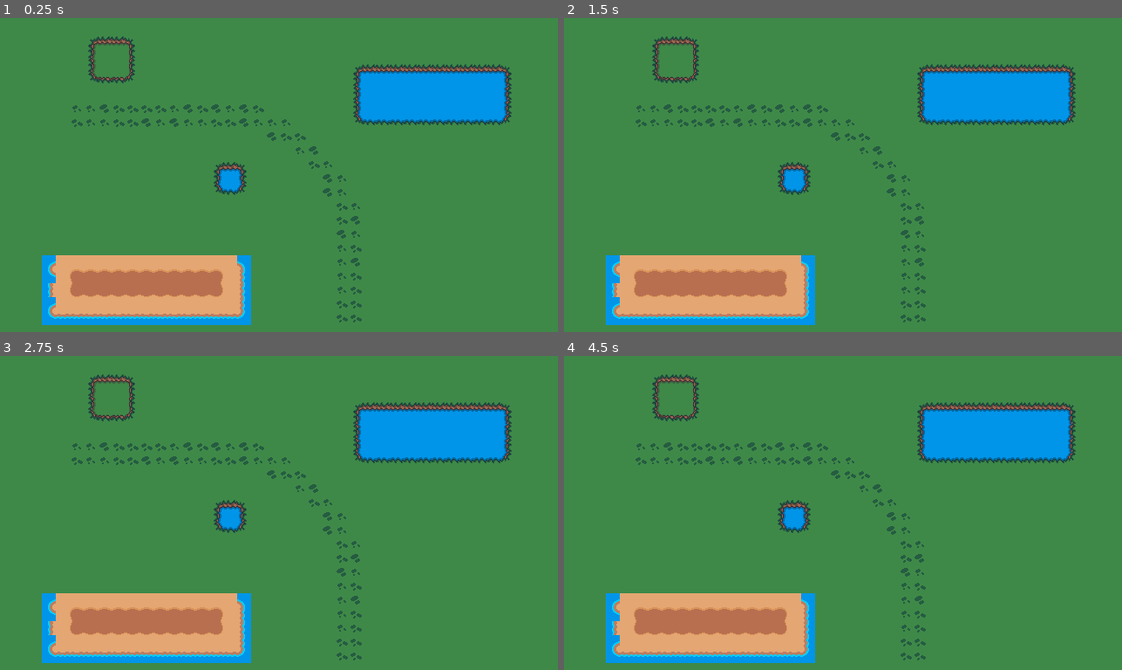
Above: before the commit, frames 1-4 (two rows, left to right).
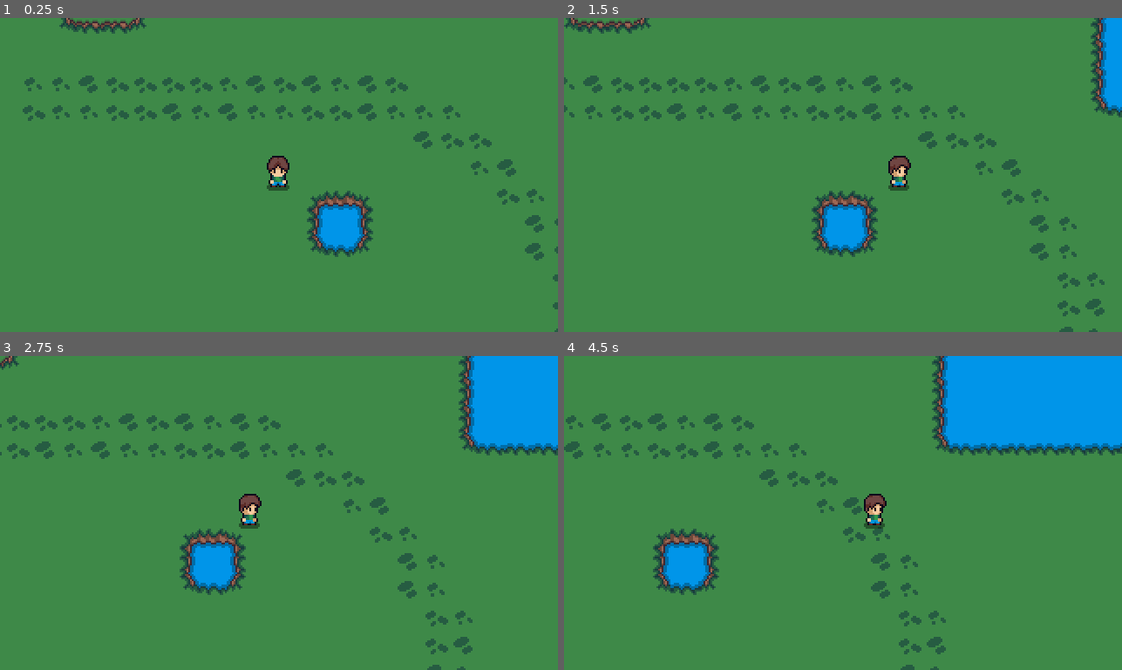
Above: after the commit, the same moments.

Repository: JoaoBatistaJr/FarmingWorld
Game: Godot game, scene res://scnes/level.tscn
Two runs of this game, one before a commit and one after it. Both use one fixed random seed, a clock stepped at 60 frames per second and the inputs below. Before the commit the project has no main scene; this scene is started directly in both runs.
Inputs:
- Up to frame 1 (0.25 s): no input
- Up to frame 2 (1.5 s): tap Enter (ui_accept) at 0.5, 0.6, 0.77, 1.07, 1.35 s; hold Right (ui_right) from 0.53 s (still down)
- Up to frame 3 (2.75 s): tap Enter (ui_accept) at 1.52, 1.82, 2.1 s; release Right (ui_right) at 2.03 s; hold Left (ui_left) from 2.03 s (still down)
- Up to frame 4 (4.5 s): release Left (ui_left) at 2.78 s; hold Right (ui_right) 2.78-4.28 s; tap Enter (ui_accept) at 2.85, 3.02, 3.32, 3.6, 3.77, 4.07, 4.35 s; hold Left (ui_left) from 4.28 s (still down)

The runs differ from the first frame. In frame 1, 21% of the frame differs, in the area x 4-100%, y 0-100%; in frame 2, 23%; in frame 3, 24%; in frame 4, 24%, in the area x 0-100%, y 0-100%.

Commit message:
feat: Foi adicionado as animações do player e seu script

Diff:
--- a/project.godot
+++ b/project.godot
@@ -11,13 +11,16 @@
 [application]
 
 config/name="Forming World"
+run/main_scene="uid://d3pbai4cwj6rp"
 config/features=PackedStringArray("4.4", "GL Compatibility")
 config/icon="res://icon.svg"
 
 [display]
 
-window/size/viewport_width=640
-window/size/viewport_height=360
+window/size/viewport_width=320
+window/size/viewport_height=180
+window/size/window_width_override=1280
+window/size/window_height_override=720
 window/stretch/mode="viewport"
 
 [rendering]
--- a/scnes/level.tscn
+++ b/scnes/level.tscn
@@ -1,7 +1,11 @@
-[gd_scene load_steps=2 format=3 uid="uid://d3pbai4cwj6rp"]
+[gd_scene load_steps=3 format=3 uid="uid://d3pbai4cwj6rp"]
 
 [ext_resource type="PackedScene" uid="uid://cf7lbgklbyxdk" path="res://scnes/terrain.tscn" id="1_c3elg"]
+[ext_resource type="PackedScene" uid="uid://b3xcwjr546bfn" path="res://scnes/player.tscn" id="2_t46tf"]
 
 [node name="Level" type="Node2D"]
 
 [node name="terrain" parent="." instance=ExtResource("1_c3elg")]
+
+[node name="Player" parent="." instance=ExtResource("2_t46tf")]
+position = Vector2(229, 156)
--- /dev/null
+++ b/scnes/player.tscn
@@ -0,0 +1,440 @@
+[gd_scene load_steps=57 format=3 uid="uid://b3xcwjr546bfn"]
+
+[ext_resource type="Script" uid="uid://bn6xljcrumfew" path="res://scripts/player.gd" id="1_6fwmd"]
+[ext_resource type="Texture2D" uid="uid://byse0mgailoyj" path="res://assets/Player/Player.png" id="1_wog5d"]
+
+[sub_resource type="RectangleShape2D" id="RectangleShape2D_6fwmd"]
+size = Vector2(13, 18)
+
+[sub_resource type="AtlasTexture" id="AtlasTexture_iyr13"]
+atlas = ExtResource("1_wog5d")
+region = Rect2(0, 256, 32, 32)
+
+[sub_resource type="AtlasTexture" id="AtlasTexture_yi1ki"]
+atlas = ExtResource("1_wog5d")
+region = Rect2(32, 256, 32, 32)
+
+[sub_resource type="AtlasTexture" id="AtlasTexture_xtu23"]
+atlas = ExtResource("1_wog5d")
+region = Rect2(64, 256, 32, 32)
+
+[sub_resource type="AtlasTexture" id="AtlasTexture_tdu7y"]
+atlas = ExtResource("1_wog5d")
+region = Rect2(96, 256, 32, 32)
+
+[sub_resource type="AtlasTexture" id="AtlasTexture_jf4p8"]
+atlas = ExtResource("1_wog5d")
+region = Rect2(0, 192, 32, 32)
+
+[sub_resource type="AtlasTexture" id="AtlasTexture_muds4"]
+atlas = ExtResource("1_wog5d")
+region = Rect2(32, 192, 32, 32)
+
+[sub_resource type="AtlasTexture" id="AtlasTexture_q4knw"]
+atlas = ExtResource("1_wog5d")
+region = Rect2(64, 192, 32, 32)
+
+[sub_resource type="AtlasTexture" id="AtlasTexture_17ka2"]
+atlas = ExtResource("1_wog5d")
+region = Rect2(96, 192, 32, 32)
+
+[sub_resource type="AtlasTexture" id="AtlasTexture_nykw6"]
+atlas = ExtResource("1_wog5d")
+region = Rect2(0, 224, 32, 32)
+
+[sub_resource type="AtlasTexture" id="AtlasTexture_kx5a7"]
+atlas = ExtResource("1_wog5d")
+region = Rect2(32, 224, 32, 32)
+
+[sub_resource type="AtlasTexture" id="AtlasTexture_snrx2"]
+atlas = ExtResource("1_wog5d")
+region = Rect2(64, 224, 32, 32)
+
+[sub_resource type="AtlasTexture" id="AtlasTexture_budm5"]
+atlas = ExtResource("1_wog5d")
+region = Rect2(96, 224, 32, 32)
+
+[sub_resource type="AtlasTexture" id="AtlasTexture_yqtns"]
+atlas = ExtResource("1_wog5d")
+region = Rect2(0, 288, 32, 32)
+
+[sub_resource type="AtlasTexture" id="AtlasTexture_gdvck"]
+atlas = ExtResource("1_wog5d")
+region = Rect2(32, 288, 32, 32)
+
+[sub_resource type="AtlasTexture" id="AtlasTexture_vctqg"]
+atlas = ExtResource("1_wog5d")
+region = Rect2(64, 288, 32, 32)
+
+[sub_resource type="AtlasTexture" id="AtlasTexture_8teon"]
+atlas = ExtResource("1_wog5d")
+region = Rect2(96, 288, 32, 32)
+
+[sub_resource type="AtlasTexture" id="AtlasTexture_hs1f3"]
+atlas = ExtResource("1_wog5d")
+region = Rect2(0, 64, 32, 32)
+
+[sub_resource type="AtlasTexture" id="AtlasTexture_vtyc5"]
+atlas = ExtResource("1_wog5d")
+region = Rect2(32, 64, 32, 32)
+
+[sub_resource type="AtlasTexture" id="AtlasTexture_2fqf7"]
+atlas = ExtResource("1_wog5d")
+region = Rect2(64, 64, 32, 32)
+
+[sub_resource type="AtlasTexture" id="AtlasTexture_67ko0"]
+atlas = ExtResource("1_wog5d")
+region = Rect2(96, 64, 32, 32)
+
+[sub_resource type="AtlasTexture" id="AtlasTexture_uxchu"]
+atlas = ExtResource("1_wog5d")
+region = Rect2(128, 64, 32, 32)
+
+[sub_resource type="AtlasTexture" id="AtlasTexture_u5lpd"]
+atlas = ExtResource("1_wog5d")
+region = Rect2(160, 64, 32, 32)
+
+[sub_resource type="AtlasTexture" id="AtlasTexture_vj1yv"]
+atlas = ExtResource("1_wog5d")
+region = Rect2(0, 0, 32, 32)
+
+[sub_resource type="AtlasTexture" id="AtlasTexture_oa26t"]
+atlas = ExtResource("1_wog5d")
+region = Rect2(32, 0, 32, 32)
+
+[sub_resource type="AtlasTexture" id="AtlasTexture_pimnb"]
+atlas = ExtResource("1_wog5d")
+region = Rect2(64, 0, 32, 32)
+
+[sub_resource type="AtlasTexture" id="AtlasTexture_tirb5"]
+atlas = ExtResource("1_wog5d")
+region = Rect2(96, 0, 32, 32)
+
+[sub_resource type="AtlasTexture" id="AtlasTexture_u1d7h"]
+atlas = ExtResource("1_wog5d")
+region = Rect2(128, 0, 32, 32)
+
+[sub_resource type="AtlasTexture" id="AtlasTexture_5cr35"]
+atlas = ExtResource("1_wog5d")
+region = Rect2(160, 0, 32, 32)
+
+[sub_resource type="AtlasTexture" id="AtlasTexture_do2f3"]
+atlas = ExtResource("1_wog5d")
+region = Rect2(0, 32, 32, 32)
+
+[sub_resource type="AtlasTexture" id="AtlasTexture_6vgme"]
+atlas = ExtResource("1_wog5d")
+region = Rect2(32, 32, 32, 32)
+
+[sub_resource type="AtlasTexture" id="AtlasTexture_aejrq"]
+atlas = ExtResource("1_wog5d")
+region = Rect2(64, 32, 32, 32)
+
+[sub_resource type="AtlasTexture" id="AtlasTexture_jkfy1"]
+atlas = ExtResource("1_wog5d")
+region = Rect2(96, 32, 32, 32)
+
+[sub_resource type="AtlasTexture" id="AtlasTexture_b1kwq"]
+atlas = ExtResource("1_wog5d")
+region = Rect2(128, 32, 32, 32)
+
+[sub_resource type="AtlasTexture" id="AtlasTexture_puyir"]
+atlas = ExtResource("1_wog5d")
+region = Rect2(160, 32, 32, 32)
+
+[sub_resource type="AtlasTexture" id="AtlasTexture_edfks"]
+atlas = ExtResource("1_wog5d")
+region = Rect2(0, 160, 32, 32)
+
+[sub_resource type="AtlasTexture" id="AtlasTexture_cnbca"]
+atlas = ExtResource("1_wog5d")
+region = Rect2(32, 160, 32, 32)
+
+[sub_resource type="AtlasTexture" id="AtlasTexture_y4c6c"]
+atlas = ExtResource("1_wog5d")
+region = Rect2(64, 160, 32, 32)
+
+[sub_resource type="AtlasTexture" id="AtlasTexture_au2dl"]
+atlas = ExtResource("1_wog5d")
+region = Rect2(96, 160, 32, 32)
+
+[sub_resource type="AtlasTexture" id="AtlasTexture_exdr8"]
+atlas = ExtResource("1_wog5d")
+region = Rect2(128, 160, 32, 32)
+
+[sub_resource type="AtlasTexture" id="AtlasTexture_gxhtd"]
+atlas = ExtResource("1_wog5d")
+region = Rect2(160, 160, 32, 32)
+
+[sub_resource type="AtlasTexture" id="AtlasTexture_8mm0w"]
+atlas = ExtResource("1_wog5d")
+region = Rect2(0, 96, 32, 32)
+
+[sub_resource type="AtlasTexture" id="AtlasTexture_dkbum"]
+atlas = ExtResource("1_wog5d")
+region = Rect2(32, 96, 32, 32)
+
+[sub_resource type="AtlasTexture" id="AtlasTexture_u4hbb"]
+atlas = ExtResource("1_wog5d")
+region = Rect2(64, 96, 32, 32)
+
+[sub_resource type="AtlasTexture" id="AtlasTexture_w6how"]
+atlas = ExtResource("1_wog5d")
+region = Rect2(96, 96, 32, 32)
+
+[sub_resource type="AtlasTexture" id="AtlasTexture_8f4t4"]
+atlas = ExtResource("1_wog5d")
+region = Rect2(128, 96, 32, 32)
+
+[sub_resource type="AtlasTexture" id="AtlasTexture_sxk50"]
+atlas = ExtResource("1_wog5d")
+region = Rect2(160, 96, 32, 32)
+
+[sub_resource type="AtlasTexture" id="AtlasTexture_i04r2"]
+atlas = ExtResource("1_wog5d")
+region = Rect2(0, 128, 32, 32)
+
+[sub_resource type="AtlasTexture" id="AtlasTexture_3h20m"]
+atlas = ExtResource("1_wog5d")
+region = Rect2(32, 128, 32, 32)
+
+[sub_resource type="AtlasTexture" id="AtlasTexture_nouf3"]
+atlas = ExtResource("1_wog5d")
+region = Rect2(64, 128, 32, 32)
+
+[sub_resource type="AtlasTexture" id="AtlasTexture_dtark"]
+atlas = ExtResource("1_wog5d")
+region = Rect2(96, 128, 32, 32)
+
+[sub_resource type="AtlasTexture" id="AtlasTexture_6b0uv"]
+atlas = ExtResource("1_wog5d")
+region = Rect2(128, 128, 32, 32)
+
+[sub_resource type="AtlasTexture" id="AtlasTexture_2vix1"]
+atlas = ExtResource("1_wog5d")
+region = Rect2(160, 128, 32, 32)
+
+[sub_resource type="SpriteFrames" id="SpriteFrames_0u5rl"]
+animations = [{
+"frames": [{
+"duration": 1.0,
+"texture": SubResource("AtlasTexture_iyr13")
+}, {
+"duration": 1.0,
+"texture": SubResource("AtlasTexture_yi1ki")
+}, {
+"duration": 1.0,
+"texture": SubResource("AtlasTexture_xtu23")
+}, {
+"duration": 1.0,
+"texture": SubResource("AtlasTexture_tdu7y")
+}],
+"loop": true,
+"name": &"attack_back",
+"speed": 5.0
+}, {
+"frames": [{
+"duration": 1.0,
+"texture": SubResource("AtlasTexture_jf4p8")
+}, {
+"duration": 1.0,
+"texture": SubResource("AtlasTexture_muds4")
+}, {
+"duration": 1.0,
+"texture": SubResource("AtlasTexture_q4knw")
+}, {
+"duration": 1.0,
+"texture": SubResource("AtlasTexture_17ka2")
+}],
+"loop": true,
+"name": &"attack_front",
+"speed": 5.0
+}, {
+"frames": [{
+"duration": 1.0,
+"texture": SubResource("AtlasTexture_nykw6")
+}, {
+"duration": 1.0,
+"texture": SubResource("AtlasTexture_kx5a7")
+}, {
+"duration": 1.0,
+"texture": SubResource("AtlasTexture_snrx2")
+}, {
+"duration": 1.0,
+"texture": SubResource("AtlasTexture_budm5")
+}],
+"loop": true,
+"name": &"attack_left",
+"speed": 5.0
+}, {
+"frames": [{
+"duration": 1.0,
+"texture": SubResource("AtlasTexture_yqtns")
+}, {
+"duration": 1.0,
+"texture": SubResource("AtlasTexture_gdvck")
+}, {
+"duration": 1.0,
+"texture": SubResource("AtlasTexture_vctqg")
+}, {
+"duration": 1.0,
+"texture": SubResource("AtlasTexture_8teon")
+}],
+"loop": true,
+"name": &"death",
+"speed": 5.0
+}, {
+"frames": [{
+"duration": 1.0,
+"texture": SubResource("AtlasTexture_hs1f3")
+}, {
+"duration": 1.0,
+"texture": SubResource("AtlasTexture_vtyc5")
+}, {
+"duration": 1.0,
+"texture": SubResource("AtlasTexture_2fqf7")
+}, {
+"duration": 1.0,
+"texture": SubResource("AtlasTexture_67ko0")
+}, {
+"duration": 1.0,
+"texture": SubResource("AtlasTexture_uxchu")
+}, {
+"duration": 1.0,
+"texture": SubResource("AtlasTexture_u5lpd")
+}],
+"loop": true,
+"name": &"idle_back",
+"speed": 5.0
+}, {
+"frames": [{
+"duration": 1.0,
+"texture": SubResource("AtlasTexture_vj1yv")
+}, {
+"duration": 1.0,
+"texture": SubResource("AtlasTexture_oa26t")
+}, {
+"duration": 1.0,
+"texture": SubResource("AtlasTexture_pimnb")
+}, {
+"duration": 1.0,
+"texture": SubResource("AtlasTexture_tirb5")
+}, {
+"duration": 1.0,
+"texture": SubResource("AtlasTexture_u1d7h")
+}, {
+"duration": 1.0,
+"texture": SubResource("AtlasTexture_5cr35")
+}],
+"loop": true,
+"name": &"idle_front",
+"speed": 5.0
+}, {
+"frames": [{
+"duration": 1.0,
+"texture": SubResource("AtlasTexture_do2f3")
+}, {
+"duration": 1.0,
+"texture": SubResource("AtlasTexture_6vgme")
+}, {
+"duration": 1.0,
+"texture": SubResource("AtlasTexture_aejrq")
+}, {
+"duration": 1.0,
+"texture": SubResource("AtlasTexture_jkfy1")
+}, {
+"duration": 1.0,
+"texture": SubResource("AtlasTexture_b1kwq")
+}, {
+"duration": 1.0,
+"texture": SubResource("AtlasTexture_puyir")
+}],
+"loop": true,
+"name": &"idle_left",
+"speed": 5.0
+}, {
+"frames": [{
+"duration": 1.0,
+"texture": SubResource("AtlasTexture_edfks")
+}, {
+"duration": 1.0,
+"texture": SubResource("AtlasTexture_cnbca")
+}, {
+"duration": 1.0,
+"texture": SubResource("AtlasTexture_y4c6c")
+}, {
+"duration": 1.0,
+"texture": SubResource("AtlasTexture_au2dl")
+}, {
+"duration": 1.0,
+"texture": SubResource("AtlasTexture_exdr8")
+}, {
+"duration": 1.0,
+"texture": SubResource("AtlasTexture_gxhtd")
+}],
+"loop": true,
+"name": &"run_back",
+"speed": 5.0
+}, {
+"frames": [{
+"duration": 1.0,
+"texture": SubResource("AtlasTexture_8mm0w")
+}, {
+"duration": 1.0,
+"texture": SubResource("AtlasTexture_dkbum")
+}, {
+"duration": 1.0,
+"texture": SubResource("AtlasTexture_u4hbb")
+}, {
+"duration": 1.0,
+"texture": SubResource("AtlasTexture_w6how")
+}, {
+"duration": 1.0,
+"texture": SubResource("AtlasTexture_8f4t4")
+}, {
+"duration": 1.0,
+"texture": SubResource("AtlasTexture_sxk50")
+}],
+"loop": true,
+"name": &"run_front",
+"speed": 5.0
+}, {
+"frames": [{
+"duration": 1.0,
+"texture": SubResource("AtlasTexture_i04r2")
+}, {
+"duration": 1.0,
+"texture": SubResource("AtlasTexture_3h20m")
+}, {
+"duration": 1.0,
+"texture": SubResource("AtlasTexture_nouf3")
+}, {
+"duration": 1.0,
+"texture": SubResource("AtlasTexture_dtark")
+}, {
+"duration": 1.0,
+"texture": SubResource("AtlasTexture_6b0uv")
+}, {
+"duration": 1.0,
+"texture": SubResource("AtlasTexture_2vix1")
+}],
+"loop": true,
+"name": &"run_left",
+"speed": 5.0
+}]
+
+[node name="Player" type="CharacterBody2D"]
+script = ExtResource("1_6fwmd")
+
+[node name="CollisionShape2D" type="CollisionShape2D" parent="."]
+position = Vector2(-0.5, -2)
+shape = SubResource("RectangleShape2D_6fwmd")
+
+[node name="AnimatedSprite2D" type="AnimatedSprite2D" parent="."]
+sprite_frames = SubResource("SpriteFrames_0u5rl")
+animation = &"idle_front"
+autoplay = "idle_front"
+
+[node name="Camera2D" type="Camera2D" parent="."]
+drag_horizontal_enabled = true
+drag_vertical_enabled = true
--- /dev/null
+++ b/scripts/player.gd
@@ -0,0 +1,28 @@
+extends CharacterBody2D
+
+
+const SPEED = 70.0
+const JUMP_VELOCITY = -400.0
+
+
+func _physics_process(_delta: float) -> void:
+	# Add the gravity.
+	if not is_on_floor():
+		pass
+		#velocity += get_gravity() * delta
+
+	# Handle jump.
+	#if Input.is_action_just_pressed("ui_accept") and is_on_floor():
+		#velocity.y = JUMP_VELOCITY
+
+	# Get the input direction and handle the movement/deceleration.
+	# As good practice, you should replace UI actions with custom gameplay actions.
+	var direction := Input.get_axis("ui_left", "ui_right")
+	if direction:
+		$AnimatedSprite2D.play("idle_left")
+		velocity.x = direction * SPEED
+	else:
+		$AnimatedSprite2D.play("idle_front")
+		velocity.x = move_toward(velocity.x, 0, SPEED)
+
+	move_and_slide()
Not shown, added: scripts/player.gd.uid
